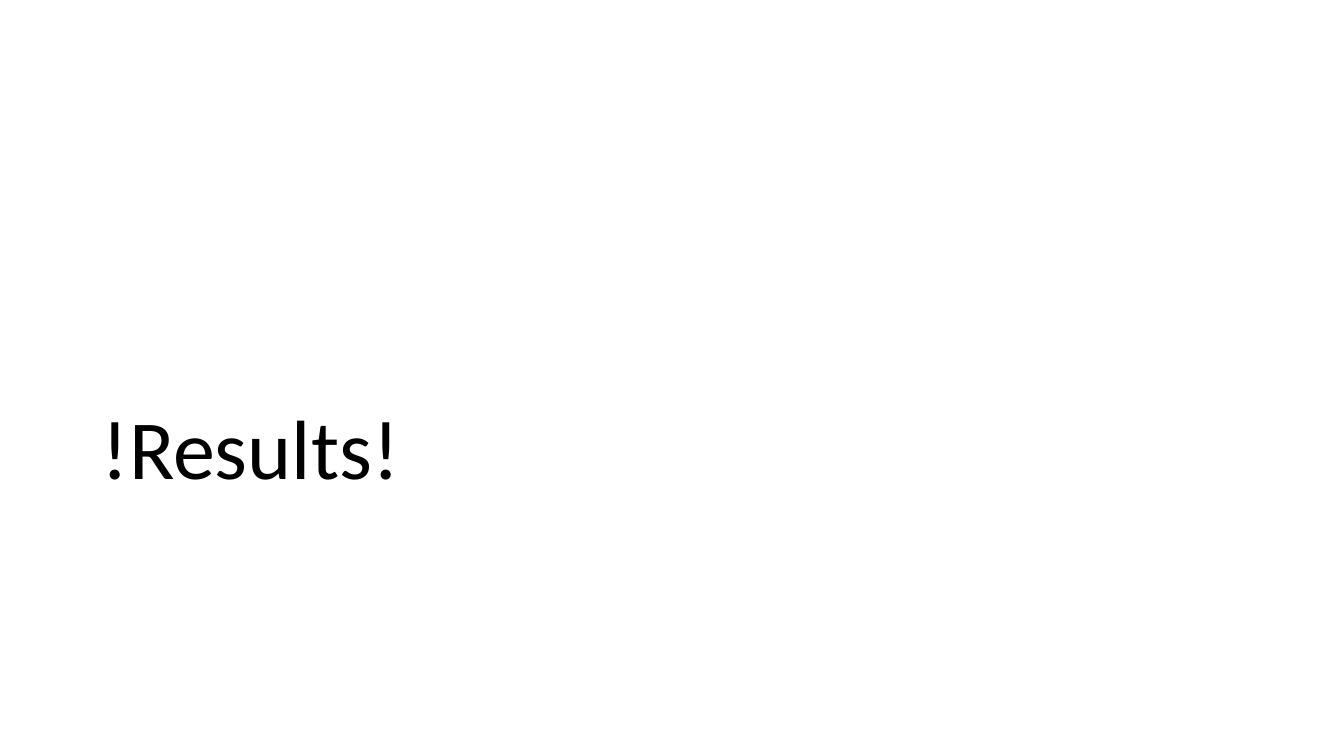
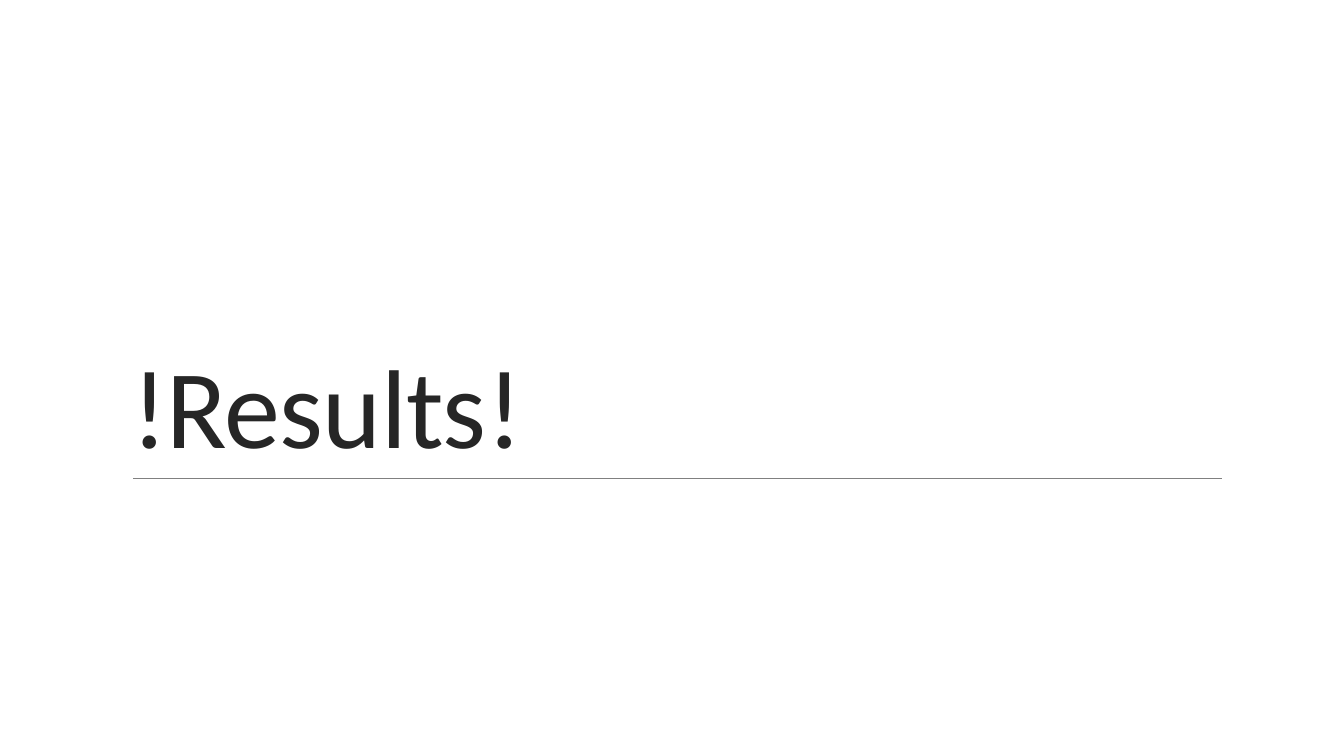
Before and after one commit to ska247/ADA-Final-Project, a slide deck: slide 12 of ADA Presentation (1).pptx. Drawn at 1344x756 pixels with LibreOffice and Linux fonts; fonts in the diff are those of the drawing; background and template pictures are left out. Boxes give left, top, right and bottom in pixels: in the first picture for what was removed or moved away, otherwise in the second. Text is boxed around its words. In the diff, an @@ line names an element or a change of style, - is before the commit and + after.

```diff
--- a/ADA Presentation (1).pptx
+++ b/ADA Presentation (1).pptx
@@ title "!Results!" moved from (x1=102, y1=420, x2=400, y2=480) to (x1=131, y1=370, x2=522, y2=449) @@
@@ title "!Results!" at (x1=131, y1=370, x2=522, y2=449): size 60 to 80 pt, text colour #000000 to #262626, letter spacing 0 to -0.5 pt; line spacing 0.9 to 0.85 @@
@@ line added from (133, 479) to (1222, 479), #808080 0.5 pt @@
```
Also in this commit, not shown: 13 other slides changed.
